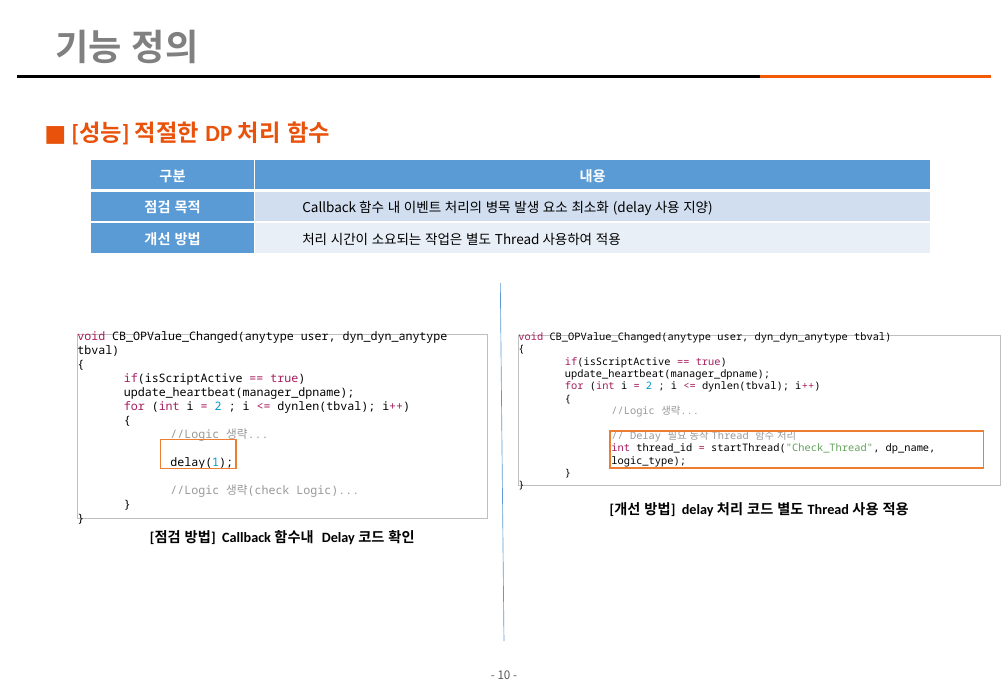
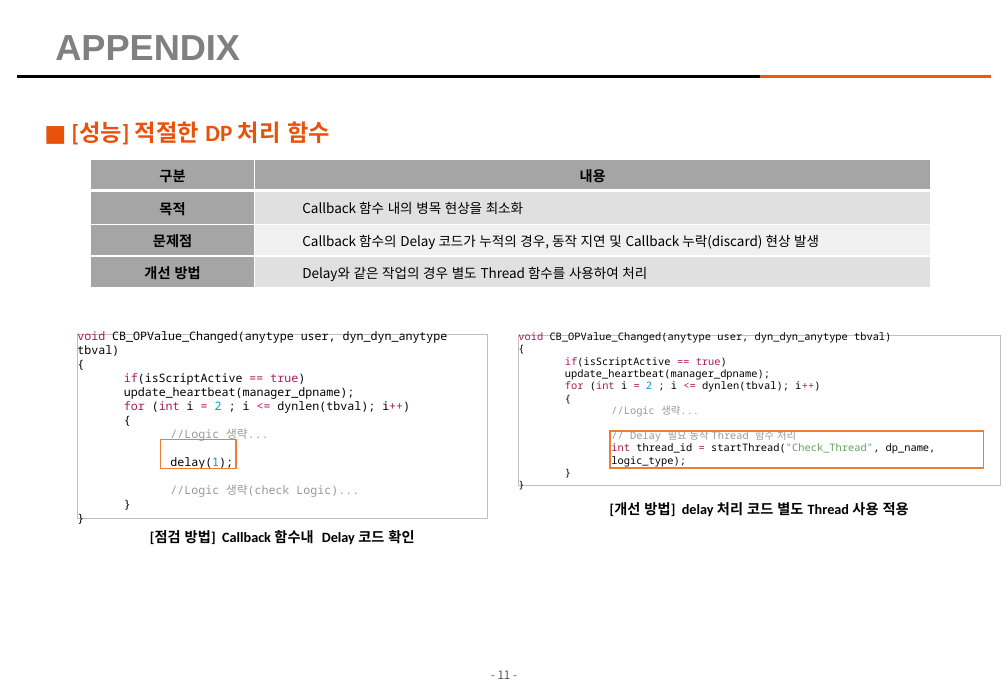
Before and after one commit to kimhopepa/PythonPjt, a slide deck: slide 11 of CodeReviewTool/doc/CodeReview_점검_Tool_매뉴얼.pptx (slide 10 before the commit). Drawn at 1008x698 pixels with LibreOffice and Linux fonts; fonts in the diff are those of the drawing; background and template pictures are left out. Boxes give left, top, right and bottom in pixels: in the first picture for what was removed or moved away, otherwise in the second. Text is boxed around its words. In the diff, an @@ line names an element or a change of style, - is before the commit and + after.

```diff
--- a/CodeReviewTool/doc/CodeReview_점검_Tool_매뉴얼.pptx
+++ b/CodeReviewTool/doc/CodeReview_점검_Tool_매뉴얼.pptx
@@ title at <box>55,35,240,60</box>: text changed @@
-기능 정의
+APPENDIX
@@ table at <box>90,159,931,288</box> @@
-row 2: 점검 목적 | Callback 함수 내 이벤트 처리의 병목 발생 요소 최소화 (delay 사용 지양)
-row 3: 개선 방법 | 처리 시간이 소요되는 작업은 별도 Thread 사용하여 적용
+row 2: 목적 | Callback 함수 내의 병목 현상을 최소화
+row 3: 문제점 | Callback 함수의 Delay 코드가 누적의 경우, 동작 지연 및 Callback 누락(discard) 현상 발생
+row 4: 개선 방법 | Delay와 같은 작업의 경우 별도 Thread 함수를 사용하여 처리
@@ line removed from (501, 283) to (504, 641) @@
@@ page number at <box>498,670,511,679</box>: text changed @@
-- 10 -
+- 11 -
```
Also in this commit, not shown: 12 other slides changed, 1 slide added, 1 other file.
